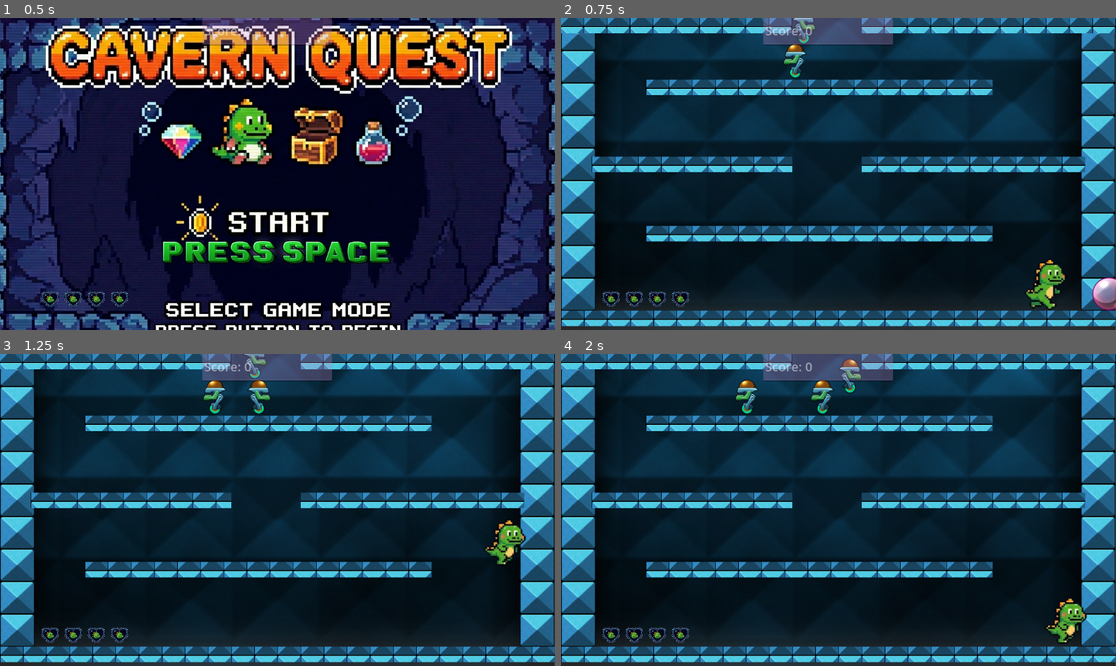
Above: before the commit, frames 1-4 (two rows, left to right).
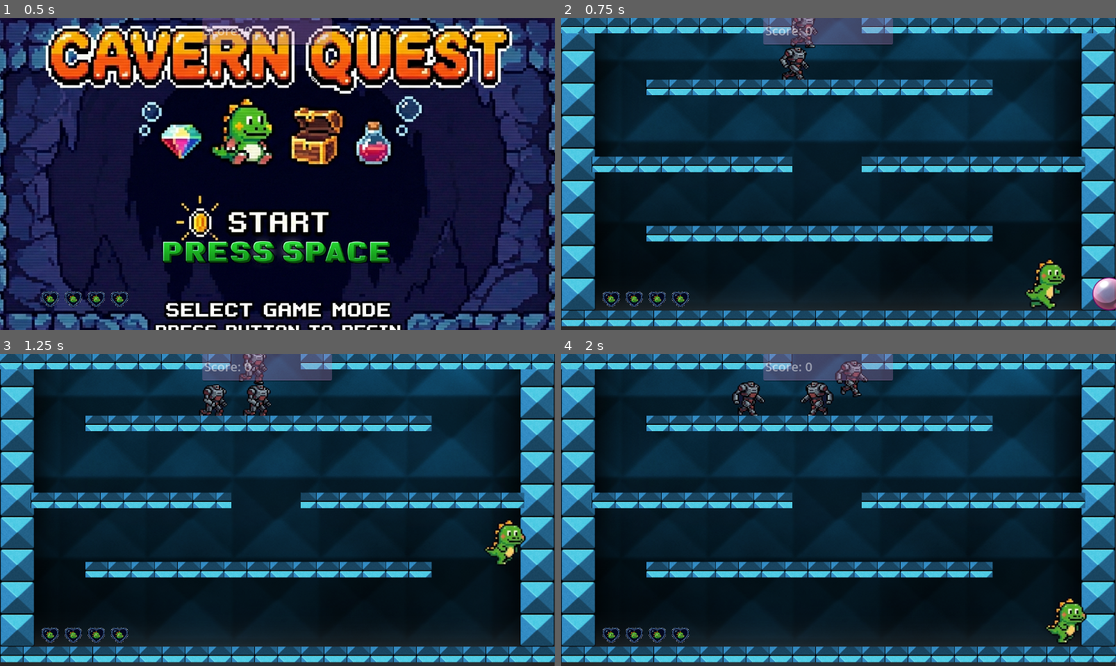
Above: after the commit, the same moments.

Repository: BenJenkyn/bubble-bobble-clone
Game: Godot game, scene res://scenes/main/Main.tscn
Same seed, same stepped clock (60 frames per second), same inputs: the game is played once before the commit and once after it.
Inputs:
- Up to frame 1 (0.5 s): no input
- Up to frame 2 (0.75 s): tap Enter (ui_accept) at 0.5 s; hold D (move_right) from 0.53 s (still down); tap Space (fire) at 0.6 s
- Up to frame 3 (1.25 s): keep holding D (move_right); tap W (jump) at 0.77 s
- Up to frame 4 (2 s): keep holding D (move_right); tap Space (fire) at 1.35 s; tap W (jump) at 1.52 s

Frame 1 is identical in both runs. In frame 2, 0.7% of the frame differs, in the area x 39-47%, y 0-20%; in frame 3, 1.1%; in frame 4, 1.2%, in the area x 30-56%, y 1-20%.

Commit message:
adds enemy animation

Diff:
--- a/scenes/entities/enemies/Enemy.gd
+++ b/scenes/entities/enemies/Enemy.gd
@@ -8,7 +8,8 @@
 @export var speed: float = 80.0
 @export var gravity: float = 900.0
 var state: State = State.ACTIVE
-@onready var collision = $CollisionShape2D
+@onready var collision := $CollisionShape2D
+@onready var enemy_animations := $EnemyAnimations
 
 var direction: int = -1  # start moving left
 
@@ -27,12 +28,13 @@
 	# Horizontal movement
 	velocity.x = direction * speed
 
+	enemy_animations.play("walking_animation")
 	move_and_slide()
 
 	# If we hit a wall, turn around
 	if is_on_wall():
 		direction *= -1
-		$Sprite2D.flip_h = direction > 0
+		$Sprite2D.flip_h = direction < 0
 
 func trap():
 	state = State.TRAPPED
--- a/scenes/entities/enemies/Enemy.tscn
+++ b/scenes/entities/enemies/Enemy.tscn
@@ -1,11 +1,47 @@
 [gd_scene format=3 uid="uid://b4wg5nt0d4yvd"]
 
 [ext_resource type="Script" uid="uid://dmhdeqisd6iqi" path="res://scenes/entities/enemies/Enemy.gd" id="1_84gbo"]
-[ext_resource type="Texture2D" uid="uid://bl2ssd3divhn2" path="res://assets/images/robot000.png" id="1_dec3e"]
+[ext_resource type="Texture2D" uid="uid://1jw737facnlv" path="res://assets_ai/proccessed/enemy_walk_spritesheet.png" id="2_84gbo"]
 
 [sub_resource type="CapsuleShape2D" id="CapsuleShape2D_84gbo"]
 radius = 24.0
 height = 74.0
+
+[sub_resource type="Animation" id="Animation_okl84"]
+length = 0.001
+tracks/0/type = "value"
+tracks/0/imported = false
+tracks/0/enabled = true
+tracks/0/path = NodePath("Sprite2D:frame")
+tracks/0/interp = 1
+tracks/0/loop_wrap = true
+tracks/0/keys = {
+"times": PackedFloat32Array(0),
+"transitions": PackedFloat32Array(1),
+"update": 1,
+"values": [0]
+}
+
+[sub_resource type="Animation" id="Animation_ujp11"]
+resource_name = "walking_animation"
+tracks/0/type = "value"
+tracks/0/imported = false
+tracks/0/enabled = true
+tracks/0/path = NodePath("Sprite2D:frame")
+tracks/0/interp = 1
+tracks/0/loop_wrap = true
+tracks/0/keys = {
+"times": PackedFloat32Array(0.1, 0.2, 0.3, 0.4, 0.5, 0.6, 0.7, 0.8),
+"transitions": PackedFloat32Array(1, 1, 1, 1, 1, 1, 1, 1),
+"update": 1,
+"values": [0, 1, 2, 3, 4, 5, 6, 7]
+}
+
+[sub_resource type="AnimationLibrary" id="AnimationLibrary_5wqcj"]
+_data = {
+&"RESET": SubResource("Animation_okl84"),
+&"walking_animation": SubResource("Animation_ujp11")
+}
 
 [node name="Enemy" type="CharacterBody2D" unique_id=1755366680]
 script = ExtResource("1_84gbo")
@@ -14,4 +50,11 @@
 shape = SubResource("CapsuleShape2D_84gbo")
 
 [node name="Sprite2D" type="Sprite2D" parent="." unique_id=646042983]
-texture = ExtResource("1_dec3e")
+position = Vector2(-4, 7)
+scale = Vector2(0.38656387, 0.3615538)
+texture = ExtResource("2_84gbo")
+hframes = 4
+vframes = 2
+
+[node name="EnemyAnimations" type="AnimationPlayer" parent="." unique_id=1475966161]
+libraries/ = SubResource("AnimationLibrary_5wqcj")
